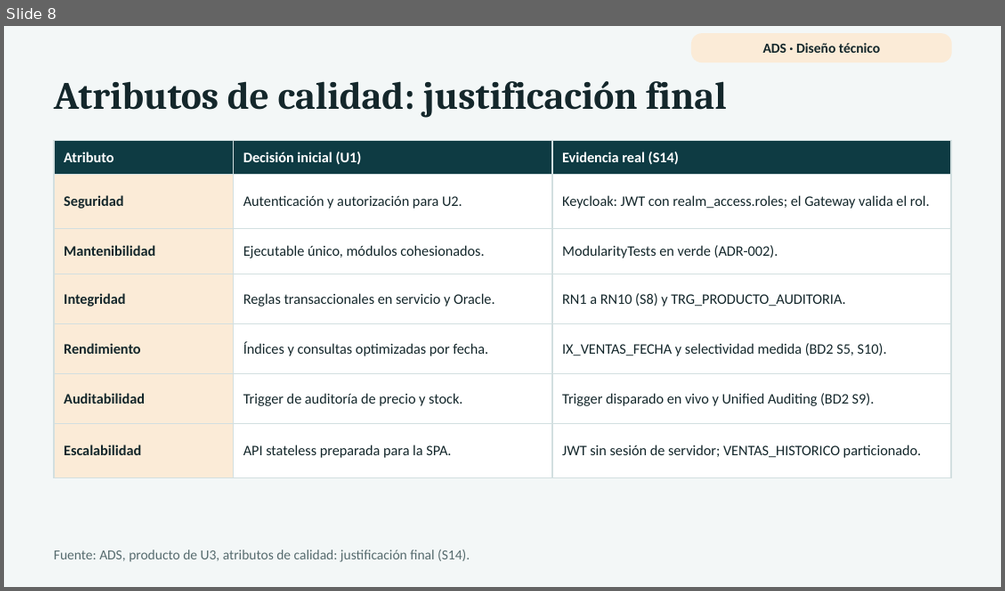
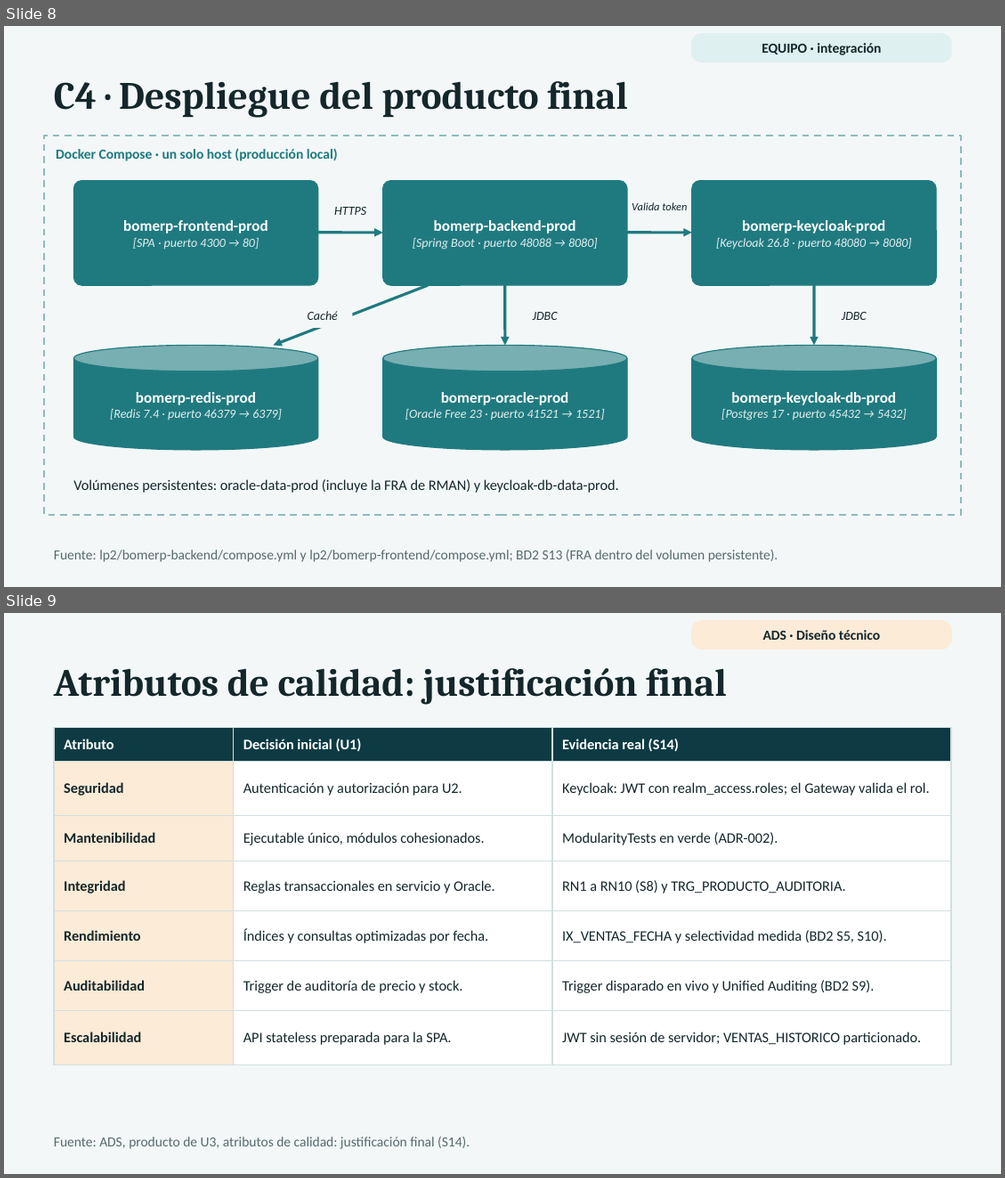
Before and after one commit to 262ciclo4/bomerp, a slide deck: docs/presentaciones/bomerp_U3_producto_final_integrado.pptx. Shown one above the other, each under a label of ours: slide 8 before the commit, slides 8 and 9 after it. The pictures are 1005x591 and 1005x1178 pixels, drawn with LibreOffice and Linux fonts; fonts in the diff are those of the drawing. Boxes give left, top, right and bottom in pixels: in the first picture for what was removed or moved away, otherwise in the second. Text is boxed around its words. In the diff, an @@ line names an element or a change of style, - is before the commit and + after.

```diff
--- a/docs/presentaciones/bomerp_U3_producto_final_integrado.pptx
+++ b/docs/presentaciones/bomerp_U3_producto_final_integrado.pptx
@@ slide 8 added at (x1=4, y1=26, x2=1001, y2=587), background #F3F7F7 @@
@@ rounded rectangle added at (x1=692, y1=34, x2=951, y2=62), fill #DFF0F0, outline #DFF0F0 1 pt @@
@@ text added at (x1=761, y1=43, x2=881, y2=55), 10 pt, text #14272B, bold @@
+EQUIPO · integración
@@ text added at (x1=54, y1=81, x2=628, y2=118), 28 pt, text #14272B, bold @@
+C4 · Despliegue del producto final
@@ rectangle added at (x1=44, y1=135, x2=961, y2=515), outline #8DBBBE 1.25 pt dashed @@
@@ text added at (x1=56, y1=148, x2=338, y2=161), 10 pt, text #1F7A80, bold @@
+Docker Compose · un solo host (producción local)
@@ rounded rectangle added at (x1=73, y1=181, x2=318, y2=285), fill #1F7A80, outline #1F7A80 0.75 pt @@
@@ rounded rectangle added at (x1=383, y1=181, x2=627, y2=285), fill #1F7A80, outline #1F7A80 0.75 pt @@
@@ rounded rectangle added at (x1=692, y1=181, x2=936, y2=285), fill #1F7A80, outline #1F7A80 0.75 pt @@
@@ text added at (x1=334, y1=207, x2=366, y2=215), 9 pt, text #14272B, italic @@
+HTTPS
@@ rectangle added at (x1=630, y1=192, x2=690, y2=222), fill #F3F7F7, 8 pt, text #14272B, italic @@
+Valida token
@@ text added at (x1=123, y1=220, x2=268, y2=249), 11 pt, text #FFFFFF, bold @@
+bomerp-frontend-prod
+[SPA · puerto 4300 → 80]
@@ arrow added from (318, 232) to (383, 232), #1F7A80 2 pt @@
@@ text added at (x1=413, y1=220, x2=598, y2=249), 9 pt, text #E3EEEE, italic @@
+bomerp-backend-prod
+[Spring Boot · puerto 48088 → 8080]
@@ arrow added from (627, 232) to (692, 232), #1F7A80 2 pt @@
@@ text added at (x1=716, y1=220, x2=912, y2=249), 9 pt, text #E3EEEE, italic @@
+bomerp-keycloak-prod
+[Keycloak 26.8 · puerto 48080 → 8080]
@@ arrow added from (428, 285) to (273, 345), #1F7A80 2 pt @@
@@ arrow added from (505, 285) to (505, 345), #1F7A80 2 pt @@
@@ arrow added from (813, 285) to (813, 345), #1F7A80 2 pt @@
@@ text added at (x1=307, y1=311, x2=338, y2=320), 9 pt, text #14272B, italic @@
+Caché
@@ text added at (x1=533, y1=312, x2=558, y2=320), 9 pt, text #14272B, italic @@
+JDBC
@@ text added at (x1=841, y1=312, x2=866, y2=320), 9 pt, text #14272B, italic @@
+JDBC
@@ cylinder added at (x1=73, y1=345, x2=318, y2=450), fill #1F7A80, outline #1F7A80 0.75 pt @@
@@ cylinder added at (x1=383, y1=345, x2=627, y2=450), fill #1F7A80, outline #1F7A80 0.75 pt @@
@@ cylinder added at (x1=692, y1=345, x2=936, y2=450), fill #1F7A80, outline #1F7A80 0.75 pt @@
@@ text added at (x1=110, y1=392, x2=282, y2=419), 9 pt, text #E3EEEE, italic @@
+bomerp-redis-prod
+[Redis 7.4 · puerto 46379 → 6379]
@@ text added at (x1=405, y1=392, x2=605, y2=420), 9 pt, text #E3EEEE, italic @@
+bomerp-oracle-prod
+[Oracle Free 23 · puerto 41521 → 1521]
@@ text added at (x1=721, y1=392, x2=906, y2=420), 9 pt, text #E3EEEE, italic @@
+bomerp-keycloak-db-prod
+[Postgres 17 · puerto 45432 → 5432]
@@ text added at (x1=73, y1=479, x2=619, y2=492), 10.5 pt, text #14272B @@
+Volúmenes persistentes: oracle-data-prod (incluye la FRA de RMAN) y keycloak-db-data-prod.
@@ text added at (x1=54, y1=549, x2=778, y2=562), 10 pt, text #566B6E @@
+Fuente: lp2/bomerp-backend/compose.yml y lp2/bomerp-frontend/compose.yml; BD2 S13 (FRA dentro del volumen persistente).
@@ what was slide 8 is now slide 9 @@
```
Also in this commit, not shown: 1 other slide added, 1 slide removed, 8 other files.
